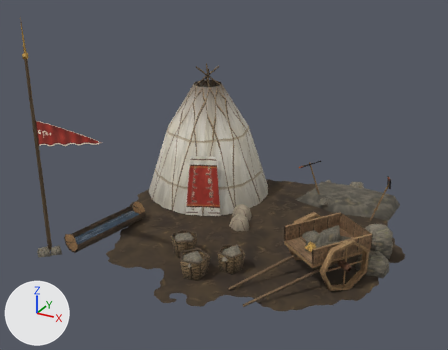
Two versions of the glTF model ordo/assets/models/kipchak/ken_lod1.glb, one commit apart.
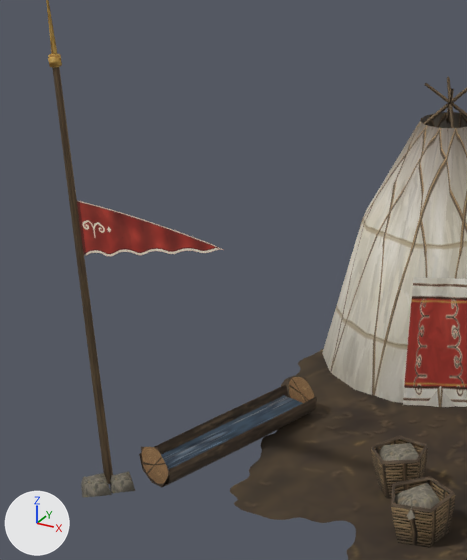
There are two pictures of each version: one whole from a 50 mm lens placed at (5.74, -11.44, 6.9), pointed at (-0.22, -0.61, 1.49), one close up on the part from 0% to 48% of the width and 8% to 82% of the height. Arrows for +X, +Y and +Z are at lower left; the lights stay in place. The first two pictures are the older version. Vertices at exactly the same position are counted once.

The first close-up shows 'Ground', 'Ken', 'Pennant'.
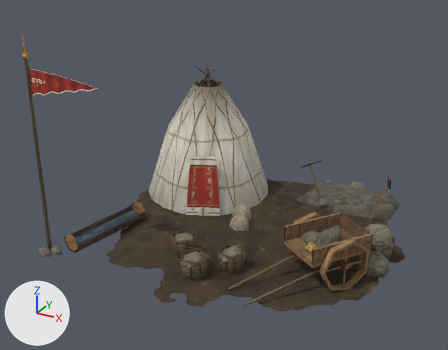
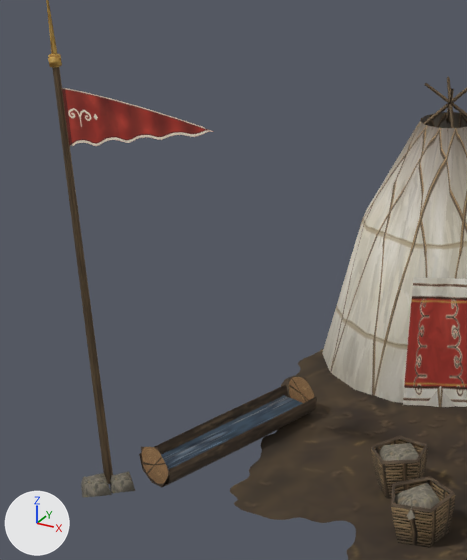
What differs and where, as boxes [x1, y1, x2, y2] in the close-ups (467 x 560 px):
```json
{"object": "Pennant", "change": "moved", "before": [77, 201, 224, 257], "after": [62, 88, 214, 146]}
```

Scene script edits in JSON lines:
```json
{"block": "me_pennant", "where": "# used by ob_pennant; location = (-3.25, -2.95, 0.0)"}
{"op": "remove", "block": "me_pennant", "code": "me_pennant.from_pydata(...)  # 12 vertices, 10 faces; spans x 0.04..1.74, y 0.0, z 2.4..2.95"}
{"op": "add", "block": "me_pennant", "code": "me_pennant.from_pydata(...)  # 12 vertices, 10 faces; spans x 0.04..1.74, y 0.0, z 3.45..4.0"}
{"block": "me_pennant", "change": "me_pennant part 1: the whole mesh is moved by (0.0, 0.0, 1.05)"}
```
